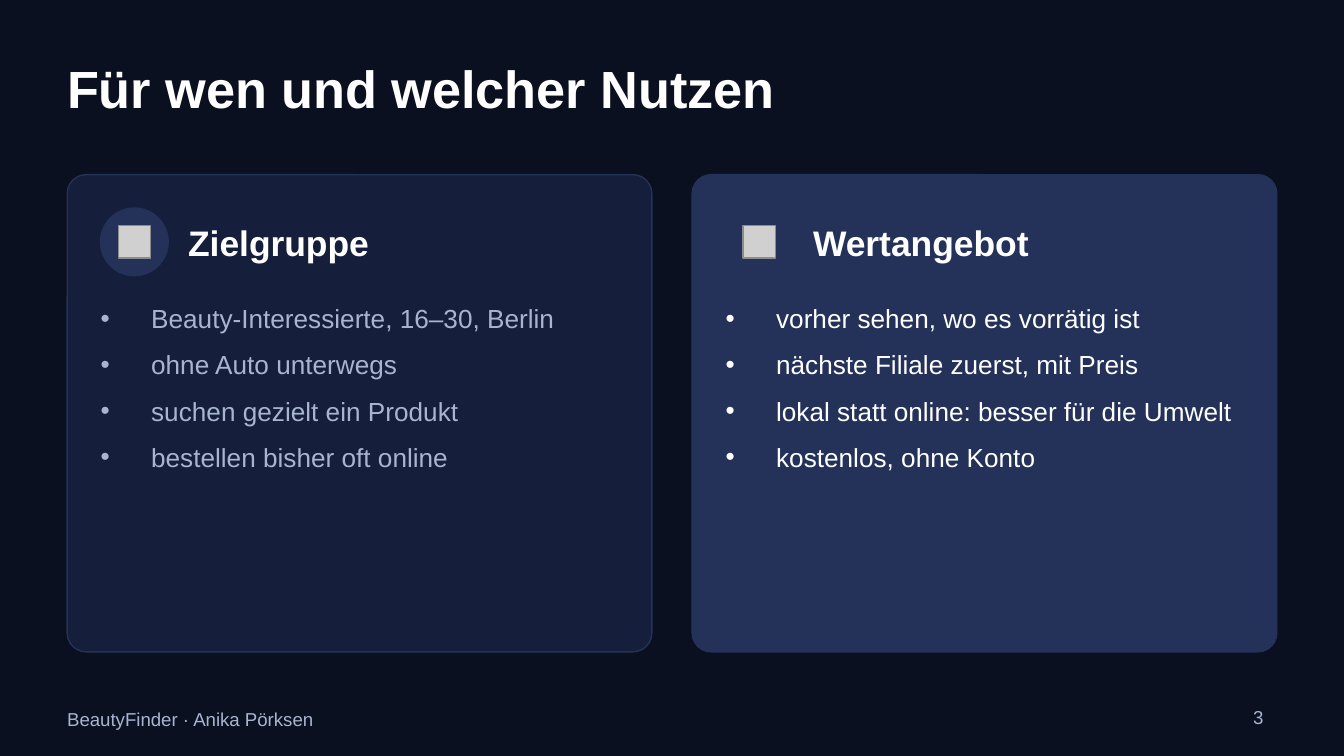
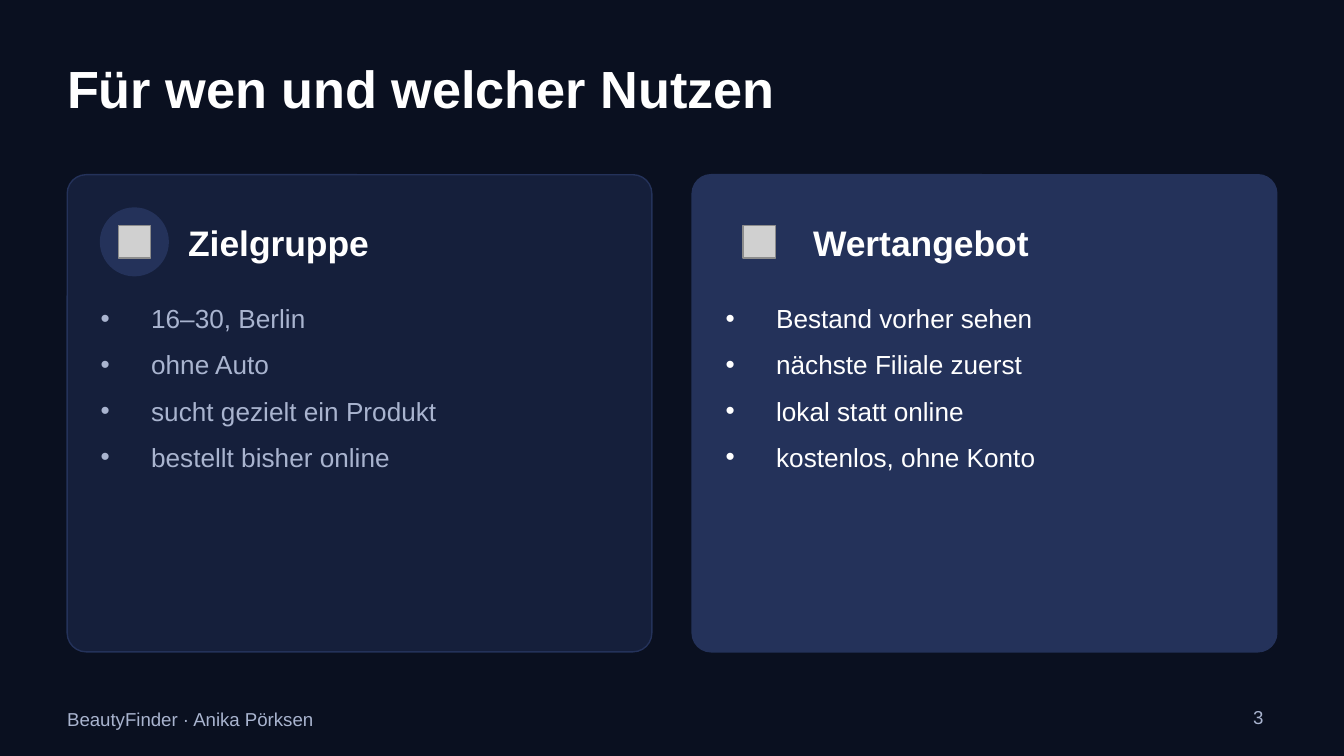
Before and after one commit to anikaprksn/Digitale-WElten, a slide deck: slide 3 of abgabe/Praesentation_BeautyFinder.pptx. Drawn at 1344x756 pixels with LibreOffice and Linux fonts; fonts in the diff are those of the drawing; grey boxes stand for pictures. Boxes give left, top, right and bottom in pixels: in the first picture for what was removed or moved away, otherwise in the second. Text is boxed around its words. In the diff, an @@ line names an element or a change of style, - is before the commit and + after.

```diff
--- a/abgabe/Praesentation_BeautyFinder.pptx
+++ b/abgabe/Praesentation_BeautyFinder.pptx
@@ text at [151,309,436,467]: text changed @@
-• Beauty-Interessierte, 16–30, Berlin
-• ohne Auto unterwegs
-• suchen gezielt ein Produkt
-• bestellen bisher oft online
+• 16–30, Berlin
+• ohne Auto
+• sucht gezielt ein Produkt
+• bestellt bisher online
@@ text at [776,309,1032,422]: text changed @@
-• vorher sehen, wo es vorrätig ist
-• nächste Filiale zuerst, mit Preis
-• lokal statt online: besser für die Umwelt
+• Bestand vorher sehen
+• nächste Filiale zuerst
+• lokal statt online
```
Also in this commit, not shown: 9 other slides changed.
